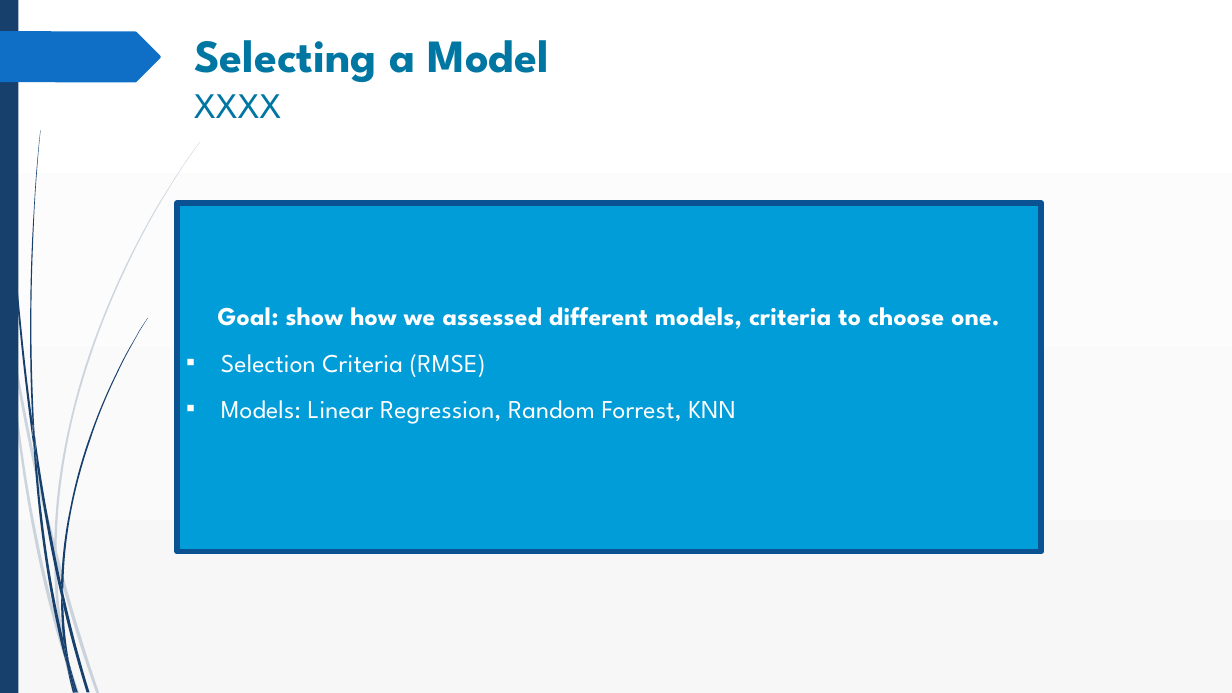
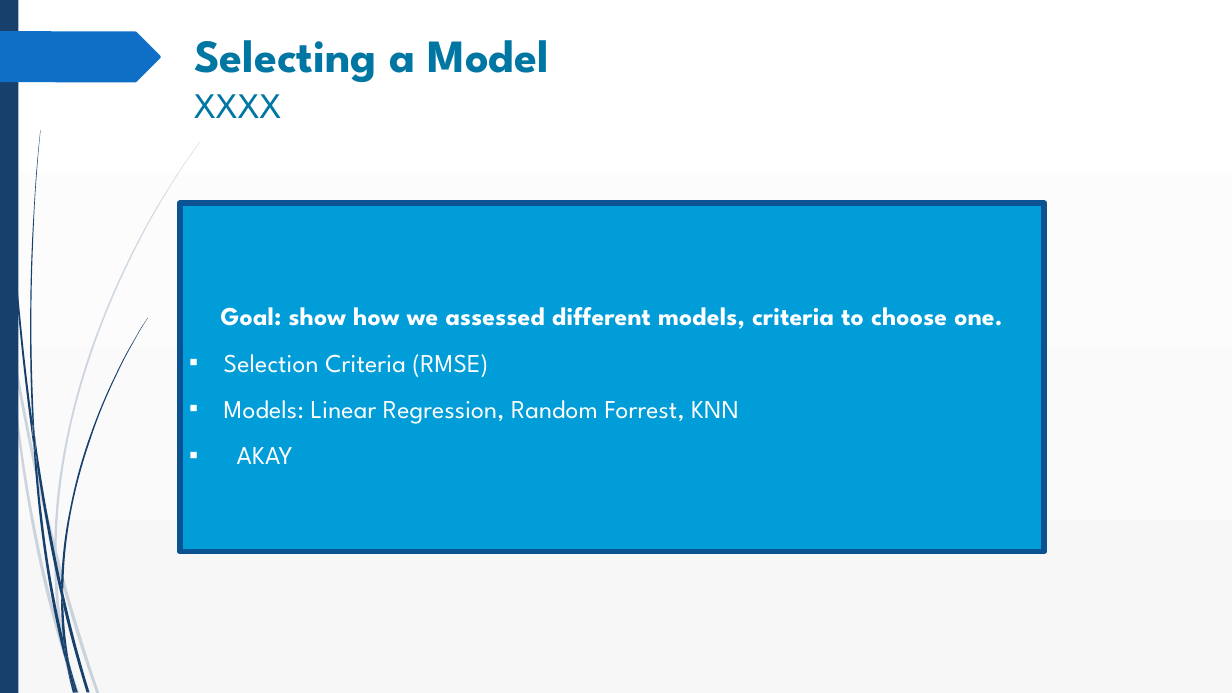
Before and after one commit to akay126/ML_housing, a slide deck: slide 7 of presentation/ML_housing_presentation_v1.pptx. Drawn at 1232x693 pixels with LibreOffice and Linux fonts; fonts in the diff are those of the drawing. Boxes give left, top, right and bottom in pixels: in the first picture for what was removed or moved away, otherwise in the second. Text is boxed around its words. In the diff, an @@ line names an element or a change of style, - is before the commit and + after.

```diff
--- a/presentation/ML_housing_presentation_v1.pptx
+++ b/presentation/ML_housing_presentation_v1.pptx
@@ text in rectangle at (237, 447, 293, 464): paragraph added @@
+▪ AKAY
```
Also in this commit, not shown: 4 other slides changed, 1 slide added, 1 slide removed.
